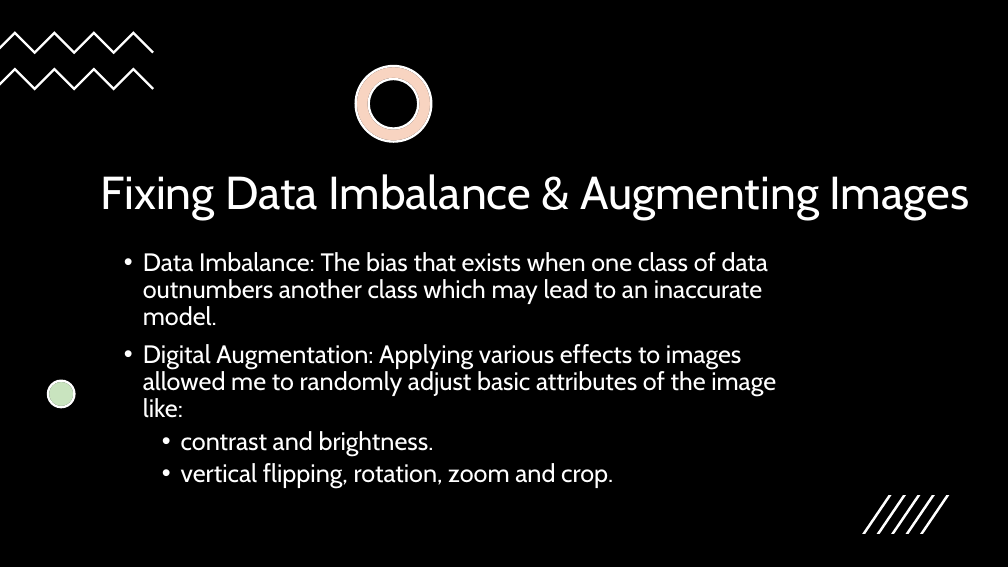
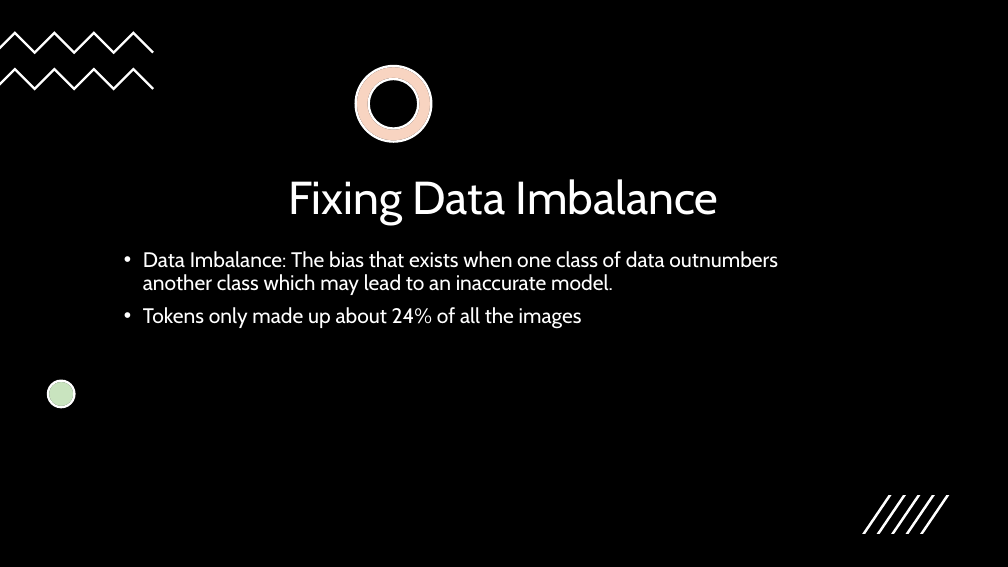
Before and after one commit to valdesgabriel/mtg-image-classification, a slide deck: slide 7 of presentation/Binary Image Classification Presentation.pptx. Drawn at 1008x567 pixels with LibreOffice and Linux fonts; fonts in the diff are those of the drawing. Boxes give left, top, right and bottom in pixels: in the first picture for what was removed or moved away, otherwise in the second. Text is boxed around its words. In the diff, an @@ line names an element or a change of style, - is before the commit and + after.

```diff
--- a/presentation/Binary Image Classification Presentation.pptx
+++ b/presentation/Binary Image Classification Presentation.pptx
@@ title at <box>288,179,719,225</box>: text changed @@
-Fixing Data Imbalance & Augmenting Images
+Fixing Data Imbalance
@@ text at <box>143,251,778,295</box>: size 24 to 20 pt in "Data Imbalance: The bias that exists when ..." @@
@@ text at <box>143,307,582,329</box>: text changed; size 24 to 20 pt @@
-• Digital Augmentation: Applying various effects to images allowed me to randomly adjust basic attributes of the image like:
-  • contrast and brightness.
-  • vertical flipping, rotation, zoom and crop.
+• Tokens only made up about 24% of all the images
```
Also in this commit, not shown: 7 other slides changed, 1 slide added, 2 other files.
